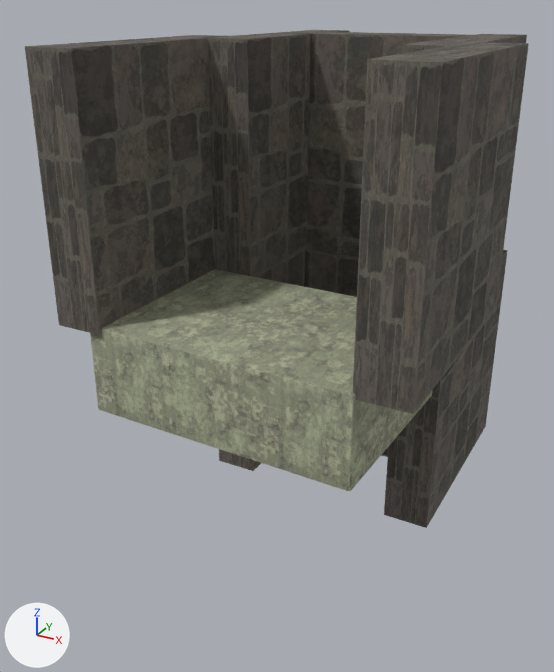
Two versions of the Blender file BaseFramework 3D/Asset/Blender/Map/Castle/Stairs/Stairs.blend, one commit apart.
One viewpoint serves both versions: a 50 mm lens placed at (13.4, -19.8, 11.2), pointed at (-1.4, 7.2, -2.3). Lighting does not change. The marker at lower left points along +X, +Y and +Z. The first picture is the older version.

The scene before the commit, as lines of its bpy script (objects in view):
```python
ob_pedestal = bpy.data.objects.new('pedestal', me_cube_001)
ob_pedestal.location = (0.0, 0.0, 0.0)
ob_立方体_001 = bpy.data.objects.new('立方体.001', me_立方体_006)
ob_立方体_001.location = (0.0, 0.0, 0.0)
ob_立方体_002 = bpy.data.objects.new('立方体.002', me_立方体_007)
ob_立方体_002.location = (0.0, 0.0, 0.0)
ob_立方体_003 = bpy.data.objects.new('立方体.003', me_立方体_008)
ob_立方体_003.location = (0.0, 0.0, 0.0)
ob_立方体_004 = bpy.data.objects.new('立方体.004', me_立方体_009)
ob_立方体_004.location = (0.0, 0.0, 0.0)
ob_立方体_005 = bpy.data.objects.new('立方体.005', me_立方体_010)
ob_立方体_005.location = (0.0, 0.0, 0.0)
ob_立方体_006 = bpy.data.objects.new('立方体.006', me_立方体_011)
ob_立方体_006.location = (0.0, 0.0, 0.0)
ob_立方体_007 = bpy.data.objects.new('立方体.007', me_立方体_012)
ob_立方体_007.location = (0.0, 0.0, 0.0)
ob_立方体_008 = bpy.data.objects.new('立方体.008', me_立方体_013)
ob_立方体_008.location = (0.0, 0.0, 0.0)
```
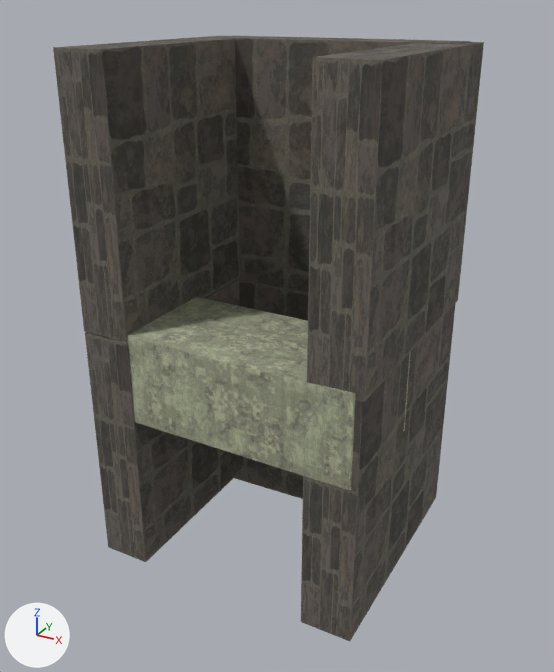
Boxes [x1, y1, x2, y2] around the edits, measured in the pictures (554 x 672 px):
'立方体.002', moved
    before: [353, 42, 529, 414]
    after: [307, 42, 484, 402]
'立方体.001', moved
    before: [25, 35, 226, 335]
    after: [53, 36, 240, 342]
'pedestal', rescaled (11% narrower, 13% shorter)
    before: [90, 269, 432, 491]
    after: [108, 297, 411, 490]
'立方体.005', moved
    before: [207, 30, 350, 277]
    after: [85, 279, 243, 562]
'立方体.003', moved
    before: [278, 31, 469, 257]
    after: [210, 36, 470, 292]
'立方体.004', moved
    before: [403, 34, 527, 53]
    after: [301, 303, 456, 641]
'立方体.006', deleted
    before: [384, 250, 508, 528]
'立方体.007', moved
    before: [304, 249, 388, 457]
    after: [234, 280, 308, 499]
'立方体.008', deleted (mostly hidden)
    before: [219, 248, 307, 471]

Diff of the bpy script that builds the scene:
```diff
--- a/BaseFramework 3D/Asset/Blender/Map/Castle/Stairs/Stairs.blend.py
+++ b/BaseFramework 3D/Asset/Blender/Map/Castle/Stairs/Stairs.blend.py
@@ me_立方体_006 @@
 # used by ob_立方体_001; location = (0.0, 0.0, 0.0)
-me_立方体_006.from_pydata(...)  # 24 vertices, 12 faces; spans x -6.99..-4.95, y -0.01..10.0, z -0.29..9.71
+me_立方体_006.from_pydata(...)  # 24 vertices, 12 faces; spans x -5.73..-3.69, y -0.01..10.0, z -0.29..9.71
+# me_立方体_006 part 1: the whole mesh is moved by (1.26, 0.0, 0.0)
 me_立方体_006.materials.append(mat_マテリアル_001)
@@ me_立方体_007 @@
 # used by ob_立方体_002; location = (0.0, 0.0, 0.0)
-me_立方体_007.from_pydata(...)  # 24 vertices, 12 faces; spans x 5.24..7.28, y -0.05..9.95, z -0.29..9.71
+me_立方体_007.from_pydata(...)  # 24 vertices, 12 faces; spans x 3.65..5.69, y -0.05..9.95, z -0.29..9.71
+# me_立方体_007 part 2: the whole mesh is moved by (-1.59, 0.0, 0.0)
 me_立方体_007.materials.append(mat_マテリアル_002)
@@ me_立方体_008 @@
 # used by ob_立方体_003; location = (0.0, 0.0, 0.0)
-me_立方体_008.from_pydata(...)  # 24 vertices, 12 faces; spans x -4.93..5.12, y 13.51..15.76, z -0.92..9.73
+me_立方体_008.from_pydata(...)  # 24 vertices, 12 faces; spans x -4.93..5.12, y 7.96..10.22, z -0.92..9.73
+# me_立方体_008 part 3: the whole mesh is moved by (0.0, -5.54, 0.0)
 me_立方体_008.materials.append(mat_マテリアル_003)
@@ me_cube_001 @@
 # used by ob_pedestal; location = (0.0, 0.0, 0.0)
-me_cube_001.from_pydata(...)  # 219 vertices, 314 faces; spans x -5.59..5.59, y -0.15..13.84, z -3.66..-0.05
+me_cube_001.from_pydata(...)  # 219 vertices, 314 faces; spans x -5.59..5.59, y -0.09..8.03, z -3.66..-0.05
+# me_cube_001 part 4: the whole mesh is scaled about the mesh origin by (1, 0.58, 1)
 me_cube_001.materials.append(mat_stone_4)
@@ me_立方体_009 @@
 # used by ob_立方体_004; location = (0.0, 0.0, 0.0)
-me_立方体_009.from_pydata(...)  # 24 vertices, 12 faces; spans x 3.69..5.74, y 6.79..16.79, z -0.27..9.73
+me_立方体_009.from_pydata(...)  # 24 vertices, 12 faces; spans x 3.57..5.61, y -0.05..9.95, z -10.14..-0.14
+# me_立方体_009 part 6: the whole mesh is moved by (-0.13, -6.84, -9.87)
 me_立方体_009.materials.append(mat_マテリアル_004)
@@ me_立方体_010 @@
 # used by ob_立方体_005; location = (0.0, 0.0, 0.0)
-me_立方体_010.from_pydata(...)  # 24 vertices, 12 faces; spans x -5.18..-3.14, y 7.92..17.93, z -0.29..9.71
+me_立方体_010.from_pydata(...)  # 24 vertices, 12 faces; spans x -5.71..-3.67, y -0.01..10.0, z -10.33..-0.33
+# me_立方体_010 part 7: the whole mesh is moved by (-0.53, -7.93, -10.05)
 me_立方体_010.materials.append(mat_マテリアル_005)
@@ me_立方体_012 @@
 # used by ob_立方体_007; location = (0.0, 0.0, 0.0)
-me_立方体_012.from_pydata(...)  # 24 vertices, 12 faces; spans x -4.93..5.12, y 13.28..15.54, z -11.03..-0.38
+me_立方体_012.from_pydata(...)  # 24 vertices, 12 faces; spans x -4.93..5.12, y 7.85..10.11, z -11.03..-0.38
+# me_立方体_012 part 5: the whole mesh is moved by (0.0, -5.43, 0.0)
 me_立方体_012.materials.append(mat_マテリアル_007)
@@ ob_立方体_006 @@
-ob_立方体_006 = bpy.data.objects.new('立方体.006', me_立方体_011)
-ob_立方体_006.location = (0.0, 0.0, 0.0)
@@ ob_立方体_008 @@
-ob_立方体_008 = bpy.data.objects.new('立方体.008', me_立方体_013)
-ob_立方体_008.location = (0.0, 0.0, 0.0)
```
